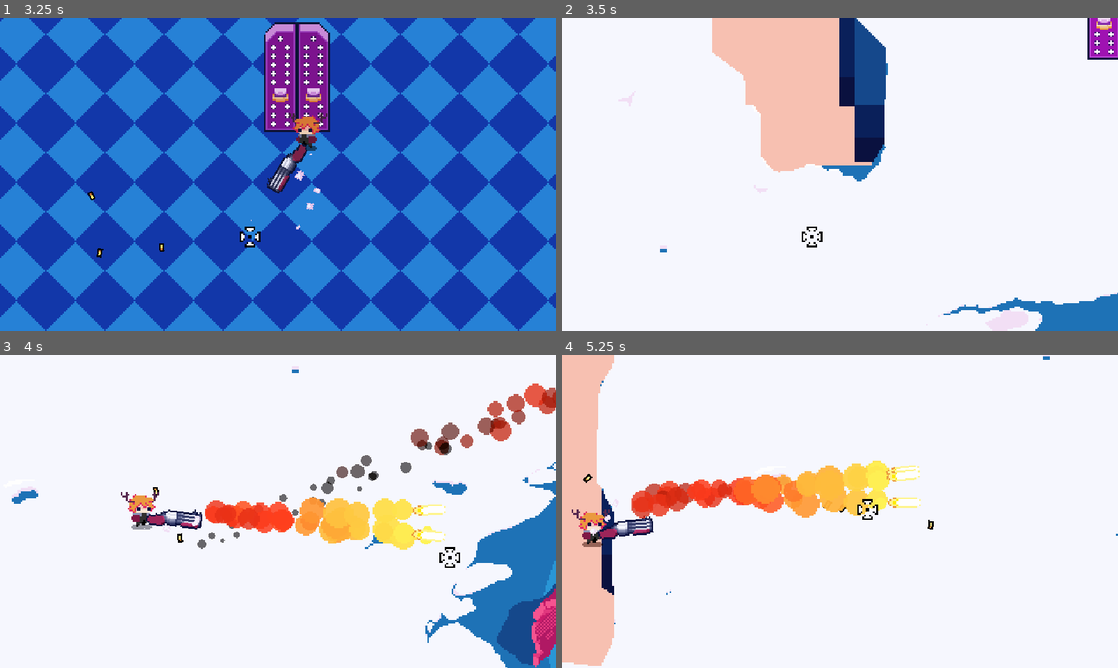
Above: before the commit, frames 1-4 (two rows, left to right).
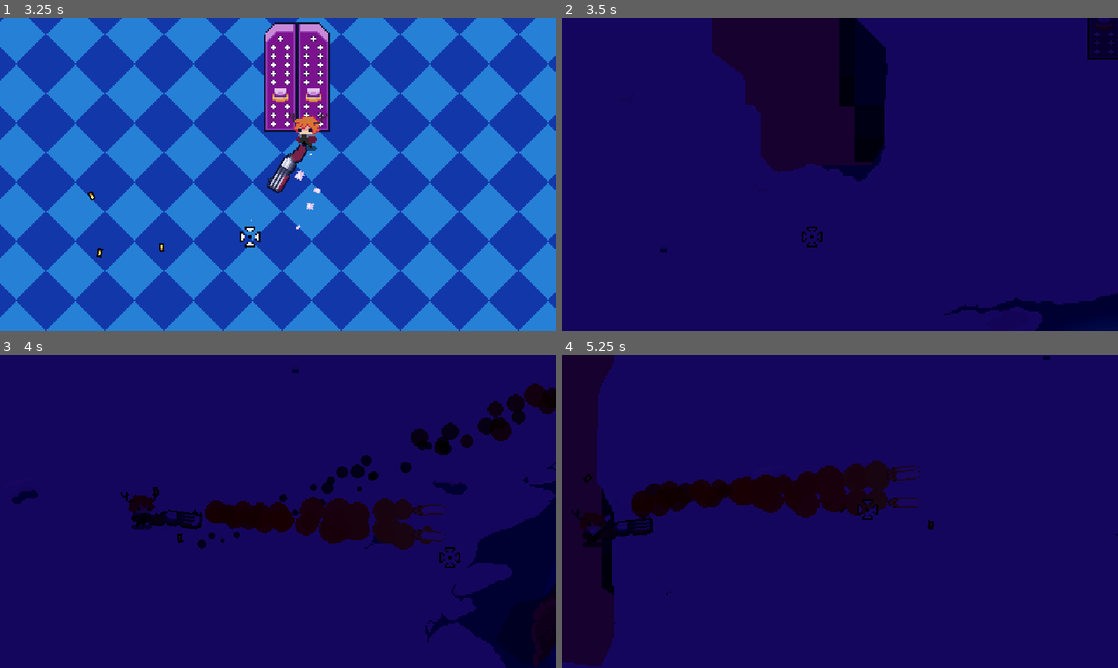
Above: after the commit, the same moments.

Repository: gisotra/protoroguelike
Game: Godot game, scene res://scenes/levels/sandbox.tscn
Two runs of this game, one before a commit and one after it. Both use one fixed random seed, a clock stepped at 60 frames per second and the inputs below.
Inputs (mouse positions are in pixels of both pictures, inside the frame that each line leads up to):
- Up to frame 1 (3.25 s): move the mouse to (400, 158) at 0.52 s; press the mouse at (400, 158) at 0.53 s; hold D (move_right) 0.53-1.28 s; move the mouse to (166, 190) at 1.27 s; release the mouse at (166, 190) at 1.28 s; hold S (move_down) 1.28-2.03 s; tap E (interact) at 1.35, 2.85 s; move the mouse to (333, 105) at 2.02 s; press the mouse at (333, 105) at 2.03 s; hold D (move_right) 2.03-2.78 s; move the mouse to (250, 237) at 2.77 s; release the mouse at (250, 237) at 2.78 s; hold W (move_up) from 2.78 s (still down)
- Up to frame 2 (3.5 s): keep holding W (move_up)
- Up to frame 3 (4 s): move the mouse to (444, 558) at 3.52 s; release W (move_up) at 3.53 s; press the mouse at (444, 558) at 3.53 s; hold A (move_left) from 3.53 s (still down)
- Up to frame 4 (5.25 s): move the mouse to (673, 464) at 4.27 s; release the mouse at (673, 464) at 4.28 s; tap E (interact) at 4.35 s; move the mouse to (867, 511) at 5.02 s; release A (move_left) at 5.03 s; press the mouse at (867, 511) at 5.03 s; hold S (move_down) from 5.03 s (still down)

Frame 1 is identical in both runs. In frame 2, 100% of the frame differs, in the area x 0-100%, y 0-100%; in frame 3, 100%; in frame 4, 100%.

Commit message:
continuation

Diff:
--- a/scenes/levels/lobby_room.tscn
+++ b/scenes/levels/lobby_room.tscn
@@ -39,6 +39,15 @@
 tonemap_mode = 2
 glow_enabled = true
 adjustment_enabled = true
+
+[sub_resource type="Gradient" id="Gradient_y8spk"]
+colors = PackedColorArray(1, 1, 1, 1, 0, 0, 0, 1)
+
+[sub_resource type="GradientTexture2D" id="GradientTexture2D_huiok"]
+gradient = SubResource("Gradient_y8spk")
+fill = 1
+fill_from = Vector2(0.5, 0.5)
+fill_to = Vector2(1, 0.5103274)
 
 [node name="LobbyRoom" type="Node2D"]
 
@@ -117,6 +126,14 @@
 [node name="npc" parent="." instance=ExtResource("8_dxdr2")]
 position = Vector2(233, 34)
 
+[node name="CanvasModulate" type="CanvasModulate" parent="."]
+color = Color(0.09403158, 0.04605917, 0.2903296, 1)
+
+[node name="PointLight2D" type="PointLight2D" parent="."]
+position = Vector2(2.9999998, 197)
+scale = Vector2(3.3593752, 3.171875)
+texture = SubResource("GradientTexture2D_huiok")
+
 [connection signal="body_entered" from="scenary/cinematicArea" to="scenary/cinematicArea" method="_on_body_entered"]
 [connection signal="body_exited" from="scenary/cinematicArea" to="scenary/cinematicArea" method="_on_body_exited"]
 
--- a/scenes/player/scripts/player.gd
+++ b/scenes/player/scripts/player.gd
@@ -62,4 +62,4 @@
 		central_head_point.scale.x = 1
 
 func _pick_up_gun(gun: Gun):
-	print("Hello peter")
+	weapon_array.append(gun)
--- a/scenes/weapons/gun.tscn
+++ b/scenes/weapons/gun.tscn
@@ -7,7 +7,6 @@
 
 [node name="Gun" type="Node2D"]
 script = ExtResource("1_76485")
-on_floor = null
 
 [node name="gun_sprite" type="Sprite2D" parent="."]
 
--- a/scenes/weapons/guns/scripts/base/Gun.gd
+++ b/scenes/weapons/guns/scripts/base/Gun.gd
@@ -22,7 +22,13 @@
 @onready var camera: Camera2D = get_tree().get_first_node_in_group("Camera") #node global
 @onready var player: CharacterBody2D = get_tree().get_first_node_in_group("Player")
 @onready var type: GunSettings.gunType
+@onready var current_state: GunState
 
+enum GunState {
+	HANDLED, # Está ativa
+	DROP,    # Está no chão
+	STORED   # Player guardou
+}
 
 func _ready():
 	setup_gun()
Not shown, changed: TODO list.txt
Not shown: 1 places in scenes/levels/lobby_room.tscn that only renumber resources
